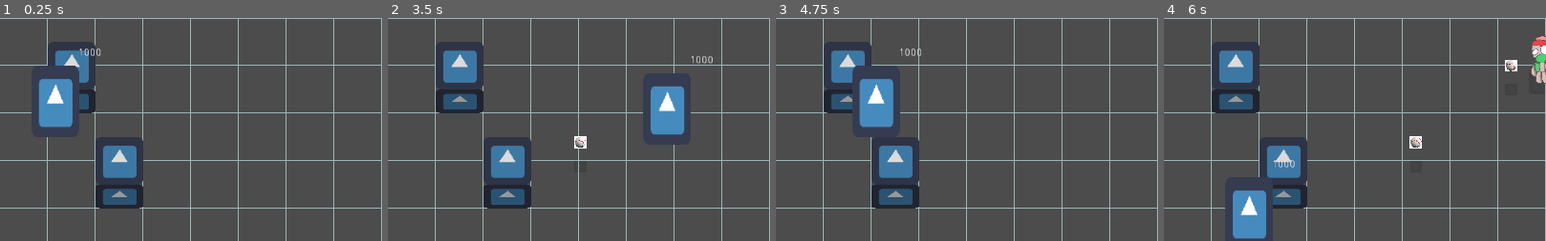
Above: before the commit, frames 1-4 (left to right).
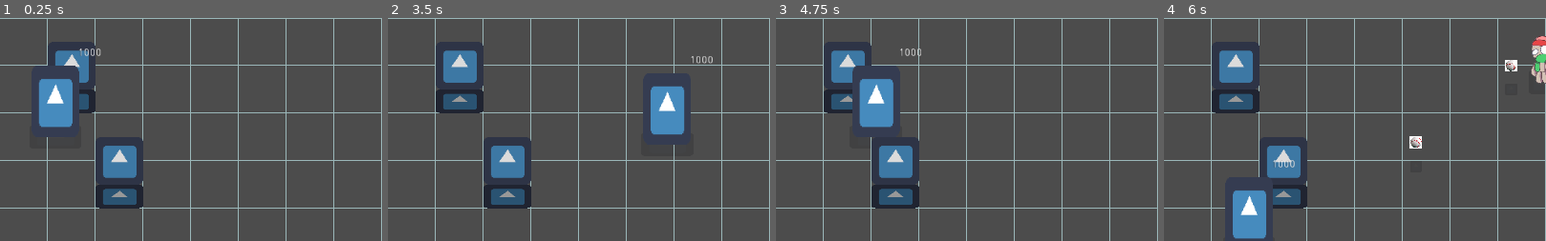
Above: after the commit, the same moments.

Repository: reidbhuntley/snowfort
Game: Godot game, scene res://Scenes/Main.tscn
The game is run twice, just before and just after one commit, with the same random seed, the same clock (stepped at 60 frames per second) and the same inputs. The engine's default icon, where the game draws it, is replaced by a stand-in: a white triangle on a blue panel in a dark square.
Inputs (mouse positions are % of the whole screen's width and height, from its top left):
- Up to frame 1 (0.25 s): no input
- Up to frame 2 (3.5 s): move the mouse to (72, 45) at 0.52 s; hold D (move_right) 0.53-1.28 s; hold E (build_wall) 0.53-1.28 s; move the mouse to (30, 55) at 1.27 s; hold S (move_down) 1.28-2.03 s; tap E (build_wall) at 1.35, 2.85 s; move the mouse to (60, 28) at 2.02 s; hold D (move_right) 2.03-2.78 s; hold E (build_wall) 2.03-2.78 s; move the mouse to (45, 70) at 2.77 s; hold W (move_up) from 2.78 s (still down)
- Up to frame 3 (4.75 s): move the mouse to (80, 65) at 3.52 s; release W (move_up) at 3.53 s; hold E (build_wall) 3.53-4.28 s; hold A (move_left) from 3.53 s (still down); tap Q (reload, bound only before the commit) at 4.15 s; move the mouse to (20, 35) at 4.27 s; tap E (build_wall) at 4.35 s
- Up to frame 4 (6 s): move the mouse to (55, 50) at 5.02 s; release A (move_left) at 5.03 s; hold S (move_down) 5.03-5.78 s; hold E (build_wall) 5.03-5.78 s; move the mouse to (35, 25) at 5.77 s; hold D (move_right) from 5.78 s (still down); tap E (build_wall) at 5.85 s
The pictures show only the part of the screen within x 0-50%, y 0-50%; the shares and areas given below are measured in that part.

The runs differ from the first frame. In frame 2, 0.2% of the frame differs, in the area x 48-52%, y 52-59%; in frame 3, less than 0.1%; in frame 4, less than 0.1%.

Commit message:
Add health to player

Diff:
--- a/Scenes/Mobs/ThrowingEnemyProjectile.gd
+++ b/Scenes/Mobs/ThrowingEnemyProjectile.gd
@@ -1,7 +1,7 @@
 extends Hitbox
 
-var speed := 400.0
-
+export var speed := 400.0
+export var damage := 10.0
 
 func _process(delta):
 	var velocity = Vector2(-1,0)
--- a/Scenes/Player/Player.gd
+++ b/Scenes/Player/Player.gd
@@ -5,6 +5,7 @@
 
 var screen_size
 export var snowballs = 10
+export var health = 100.0
 
 onready var BULLET_SCENE = preload("res://Scenes/Bullet/Bullet.tscn")
 const BULLET_HEIGHT = 32
@@ -98,3 +99,11 @@
 
 func reset_snowball_build():
 	build_snowball_progress = 0;
+
+
+func _on_Hitbox_hitbox_entered(projectile):
+	var damage = projectile.get("damage")
+	if damage is float:
+		health -= damage
+
+	projectile.queue_free()
--- a/Scenes/Player/Player.tscn
+++ b/Scenes/Player/Player.tscn
@@ -1,7 +1,9 @@
-[gd_scene load_steps=5 format=2]
+[gd_scene load_steps=7 format=2]
 
 [ext_resource path="res://Scenes/Player/Player.gd" type="Script" id=1]
 [ext_resource path="res://icon.png" type="Texture" id=2]
+[ext_resource path="res://Scenes/NodeHeight/Hitbox/Hitbox.tscn" type="PackedScene" id=3]
+[ext_resource path="res://Scenes/NodeHeight/NodeHeight.tscn" type="PackedScene" id=4]
 
 [sub_resource type="RectangleShape2D" id=1]
 extents = Vector2( 29.7546, 16 )
@@ -13,6 +15,11 @@
 collision_layer = 2
 script = ExtResource( 1 )
 
+[node name="NodeHeight" parent="." instance=ExtResource( 4 )]
+height = 96.0
+thickness = 32.0
+shadow_width = 70.0
+
 [node name="Sprite" type="Sprite" parent="."]
 position = Vector2( 0, -48 )
 scale = Vector2( 1, 1.5 )
@@ -22,9 +29,9 @@
 position = Vector2( 0, -16 )
 shape = SubResource( 1 )
 
-[node name="Hitbox" type="Area2D" parent="."]
-collision_layer = 0
-collision_mask = 8
+[node name="Hitbox" parent="." instance=ExtResource( 3 )]
+collision_mask = 16
+node_height_path = NodePath("../NodeHeight")
 
 [node name="CollisionShape2D" type="CollisionShape2D" parent="Hitbox"]
 position = Vector2( 0, -48 )
@@ -42,3 +49,4 @@
 __meta__ = {
 "_edit_use_anchors_": false
 }
+[connection signal="hitbox_entered" from="Hitbox" to="." method="_on_Hitbox_hitbox_entered"]
--- a/project.godot
+++ b/project.godot
@@ -80,12 +80,6 @@
 , Object(InputEventJoypadButton,"resource_local_to_scene":false,"resource_name":"","device":0,"button_index":2,"pressure":0.0,"pressed":false,"script":null)
  ]
 }
-reload={
-"deadzone": 0.5,
-"events": [ Object(InputEventKey,"resource_local_to_scene":false,"resource_name":"","device":0,"alt":false,"shift":false,"control":false,"meta":false,"command":false,"pressed":false,"scancode":81,"unicode":0,"echo":false,"script":null)
-, Object(InputEventKey,"resource_local_to_scene":false,"resource_name":"","device":0,"alt":false,"shift":false,"control":false,"meta":false,"command":false,"pressed":false,"scancode":32,"unicode":0,"echo":false,"script":null)
- ]
-}
 
 [rendering]
 
